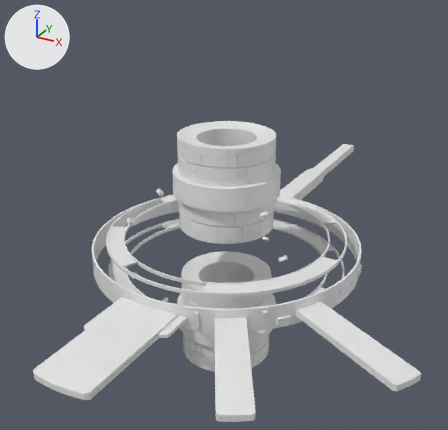
The OBJ model cosmodrone/assets/station-parts/generated/platform_body.obj, before and after one commit.
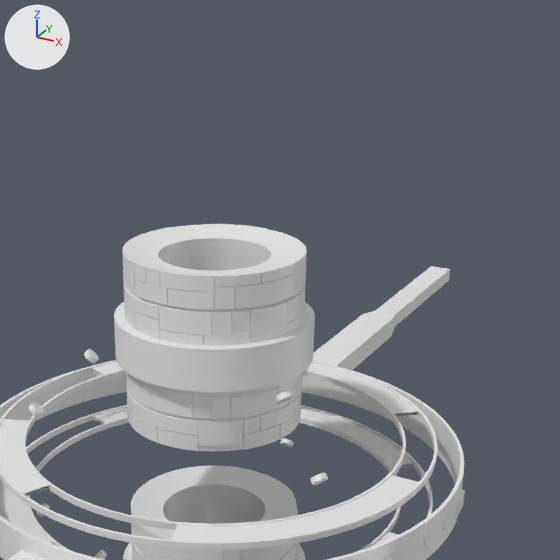
Old and new are each drawn whole from a camera (50 mm lens) standing at (1.84, -3.38, 1.94) and looking at (-0.12, 0.18, 0.16) and again close up on the part from 25% to 92% of the width and 0% to 70% of the height. Arrows for +X, +Y and +Z are at upper left; the lights stay in place. Where no turn or scale is listed for an object, it has been applied to the vertices.

Objects in the first close-up: 'Platform_Body_Cylinder.073', 'Platform_Machines_Cube.069', 'Platform_Panels_Cylinder.037'.
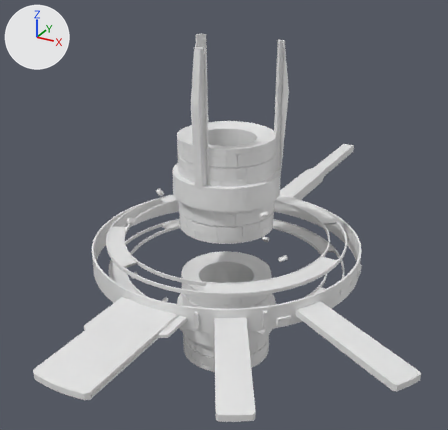
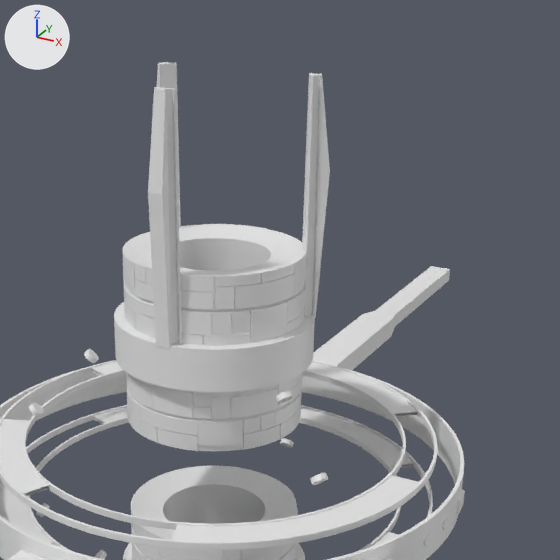
Location of each change, [x1, y1, x2, y2] in pixels of the close-ups (560 x 560 px):
'Platform_Spire_Body_Cube.100', added: after [148, 62, 330, 349]

Diff of the bpy script that builds the scene:
```diff
--- a/cosmodrone/assets/station-parts/generated/platform_body.obj.py
+++ b/cosmodrone/assets/station-parts/generated/platform_body.obj.py
@@ me_platform_spire_body_cube_100 @@
+me_platform_spire_body_cube_100.from_pydata(...)  # 90 vertices, 168 faces; spans x -0.346..0.346, y -0.385..0.215, z 0.568..1.396
@@ ob_platform_spire_body_cube_100 @@
+ob_platform_spire_body_cube_100 = bpy.data.objects.new('Platform_Spire_Body_Cube.100', me_platform_spire_body_cube_100)
+ob_platform_spire_body_cube_100.location = (0.0, 0.0, 0.0)
```
